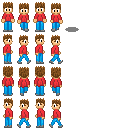
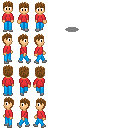
Two versions of the same layered image (128 × 128). Layer-by-layer changes:
renamed "4.4" to "Layer 15", painted on it over [2, 1, 63, 128]
removed layer "4,3" over [35, 98, 45, 128]
removed layer "4.2" over [17, 99, 31, 128]
removed layer "4,1" over [4, 98, 13, 128]
removed layer "3.4" over [50, 67, 62, 96]
removed layer "3,3" over [34, 66, 46, 96]
removed layer "3.2" over [18, 67, 30, 88]
removed layer "3,1" over [3, 66, 13, 85]
removed layer "2,4" over [49, 35, 63, 64]
removed layer "2,3" over [35, 34, 45, 64]
removed layer "2,2" over [17, 35, 31, 64]
removed layer "2,1" over [3, 34, 12, 64]
removed layer "1,4" over [50, 3, 63, 32]
removed layer "1,3" over [33, 2, 47, 32]
removed layer "1,2" over [19, 3, 30, 23]
removed layer "1,1" over [1, 2, 15, 32]
